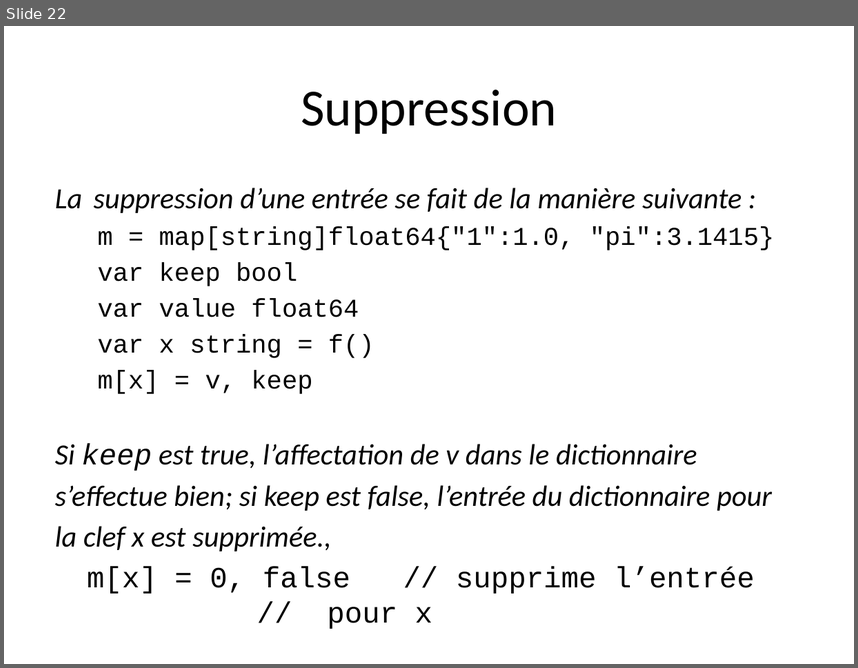
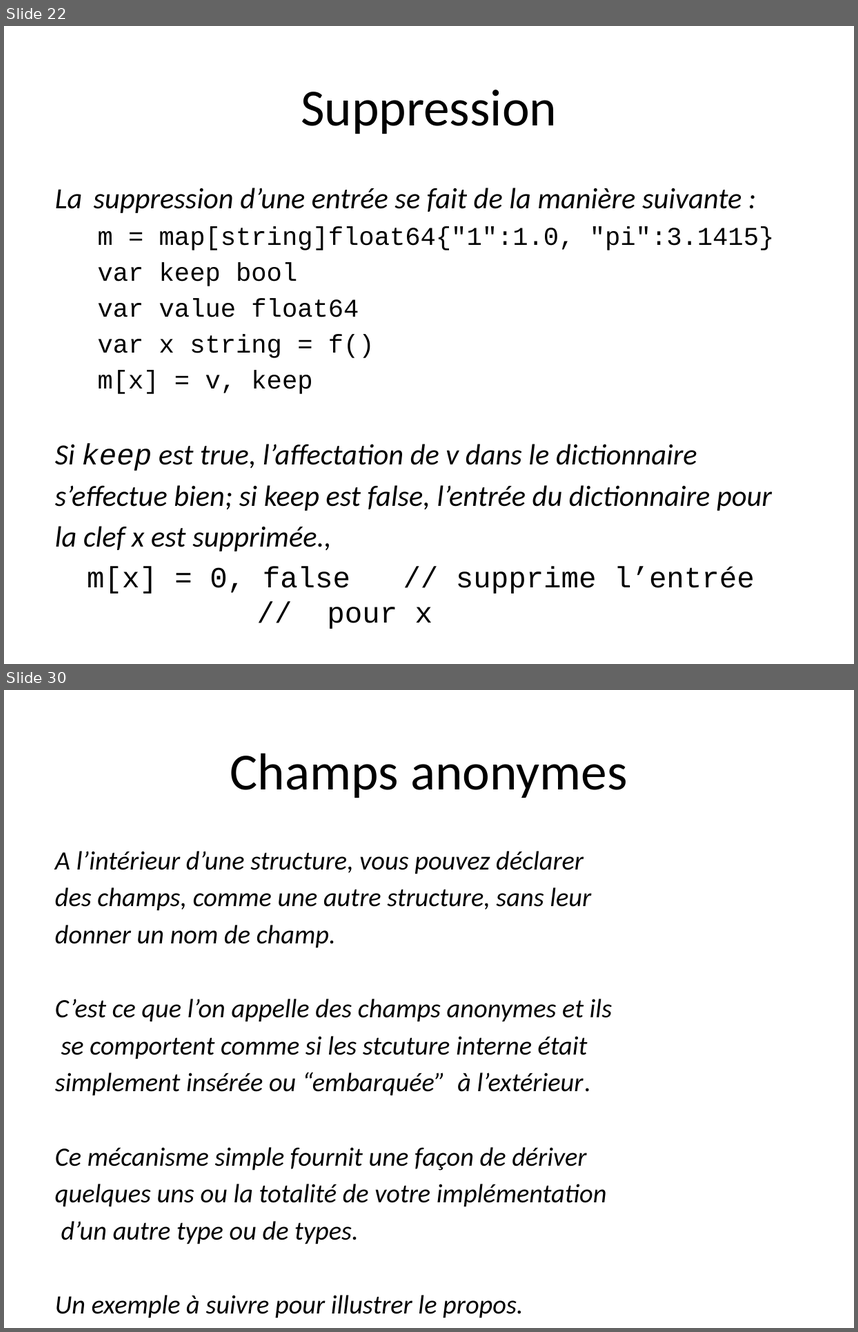
Before and after one commit to trash-anger/golang-france, a slide deck: Go-documentation/cours-general/Go-partie2.pptx. Shown one above the other, each under a label of ours: slide 22 before the commit, slides 22 and 30 after it; the slides between them are not shown. The pictures are 858x668 and 858x1332 pixels, drawn with LibreOffice and Linux fonts; fonts in the diff are those of the drawing; background and template pictures are left out. Boxes give left, top, right and bottom in pixels: in the first picture for what was removed or moved away, otherwise in the second. Text is boxed around its words. In the diff, an @@ line names an element or a change of style, - is before the commit and + after.

```diff
--- a/Go-documentation/cours-general/Go-partie2.pptx
+++ b/Go-documentation/cours-general/Go-partie2.pptx
@@ slide 30 added at (4,690,854,1328), background #FFFFFF @@
@@ title added at (230,753,627,798), 44 pt, text #000000 @@
+Champs anonymes
@@ text added at (55,851,612,1244), 22.4 pt, text #000000, italic @@
+A l’intérieur d’une structure, vous pouvez déclarer
+des champs, comme une autre structure, sans leur
+donner un nom de champ.
+C’est ce que l’on appelle des champs anonymes et ils
+se comportent comme si les stcuture interne était
+simplement insérée ou “embarquée” à l’extérieur.
+Ce mécanisme simple fournit une façon de dériver
+quelques uns ou la totalité de votre implémentation
+d’un autre type ou de types.
+Un exemple à suivre pour illustrer le propos.
```
Also in this commit, not shown: 1 slide changed, 19 other slides added, 1 slide removed, 2 other files.
